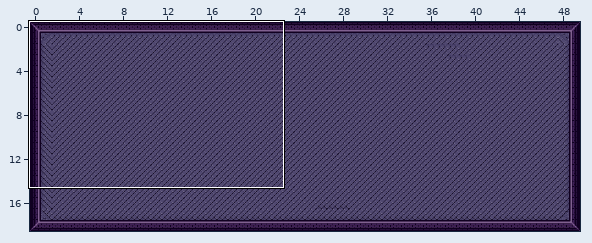
Two versions of a level (Tiled map (JSON), data/tiled/maps/test_map_1.json). Above, an overview of the earlier version with the close-up marked.
Close-up. Before the edit:
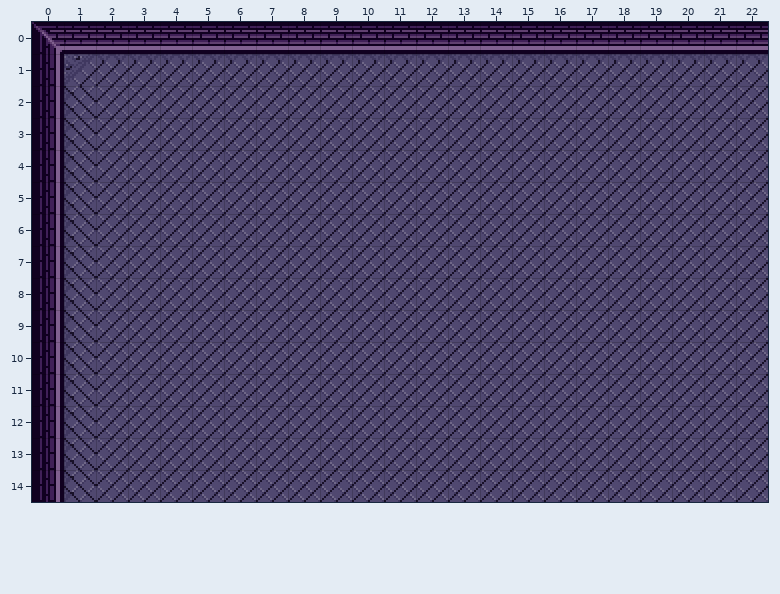
Cells are 16x16 px. Shown: x 0..22, y 0..14.
The result:
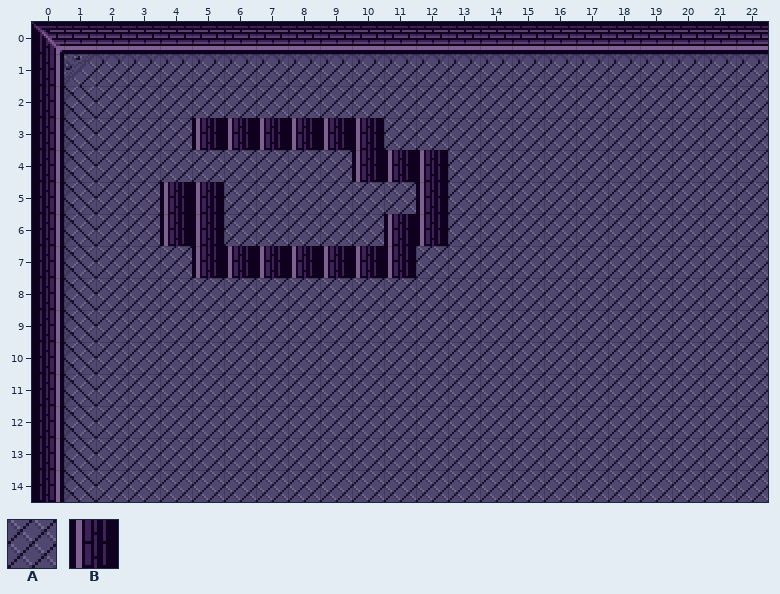
Key: from "proto_dungeon": A 9, B 15.
_ is an empty cell.
Tiles replaced or removed in this view: A.
What changed:
Changed rows in their new state; . is an unchanged cell.
Layer "Tile Layer 1":
first column x 4:
 3 .BBBBBB..
 4 ......BBB
 5 BB......B
 6 BB.....BB
 7 .BBBBBBB.
Changed places in both close-ups, as pixel boxes (x1, y1, x2, y2):
changed: (160, 118, 448, 278)
